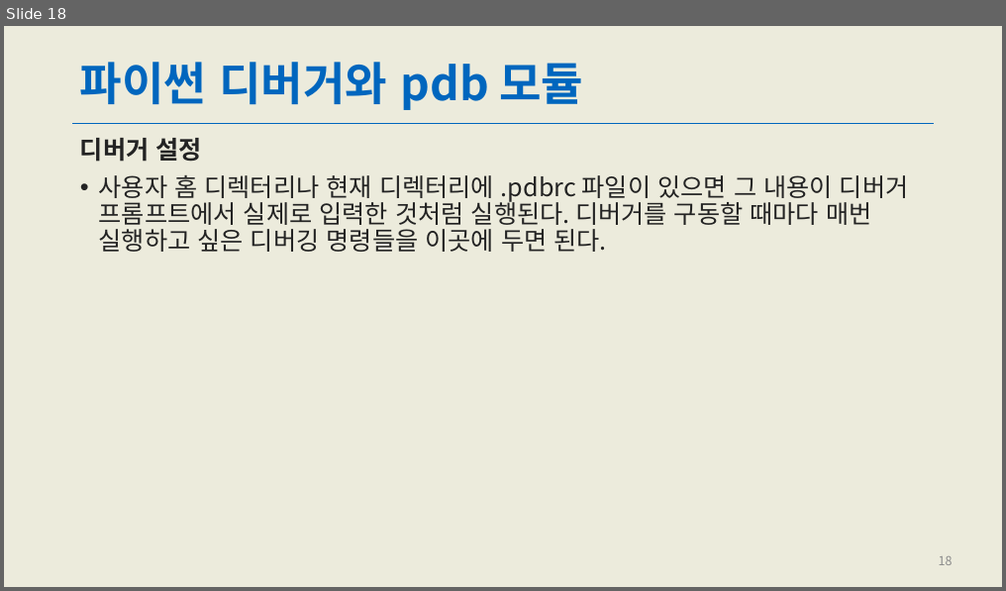
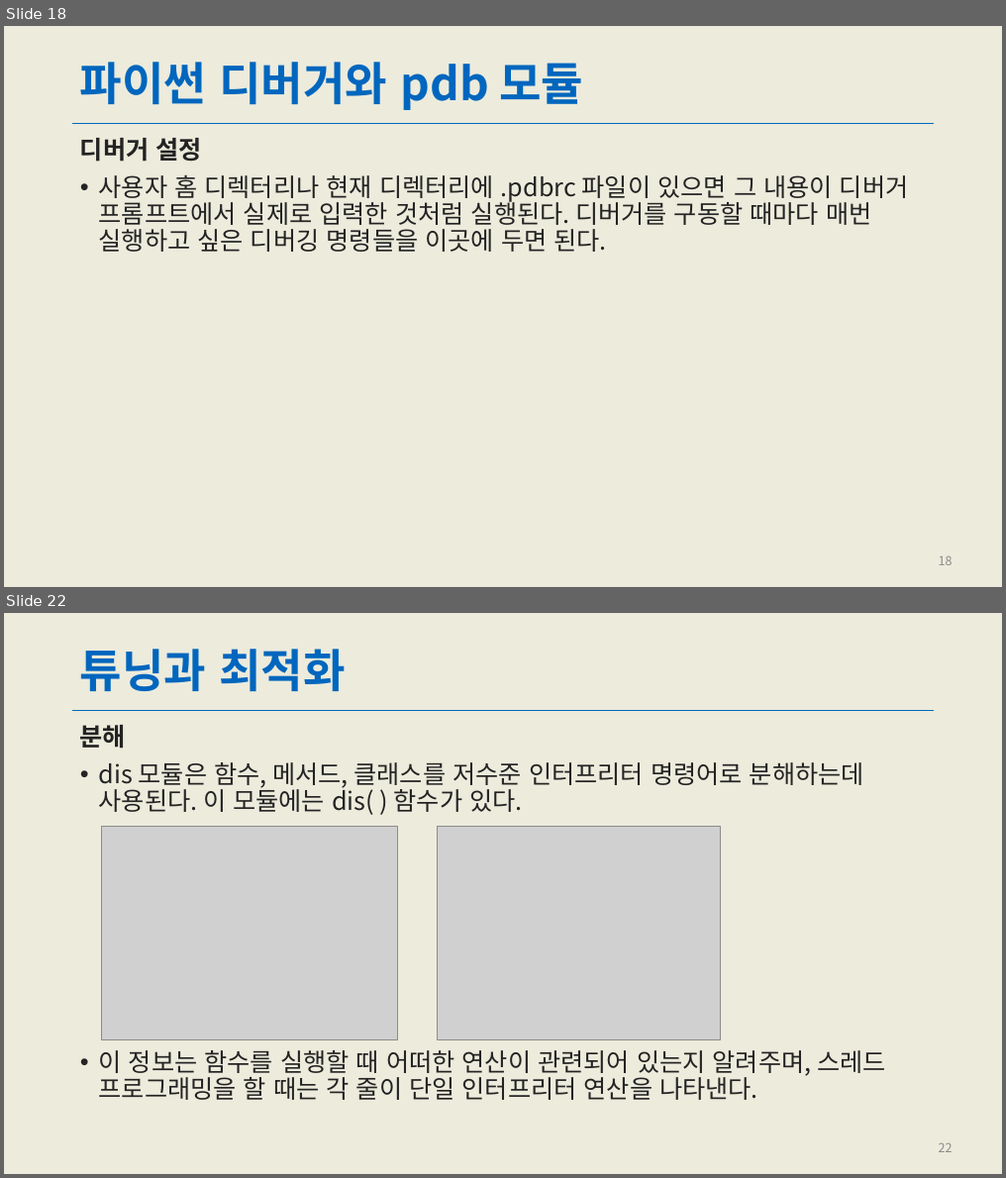
Before and after one commit to kai1945/PythonBasicStudy, a slide deck: PPT/Ch11_테스트,디버깅,프로파일링과 튜닝.pptx. Shown one above the other, each under a label of ours: slide 18 before the commit, slides 18 and 22 after it; the slides between them are not shown. The pictures are 1006x591 and 1006x1178 pixels, drawn with LibreOffice and Linux fonts; fonts in the diff are those of the drawing; grey boxes stand for pictures. Boxes give left, top, right and bottom in pixels: in the first picture for what was removed or moved away, otherwise in the second. Text is boxed around its words. In the diff, an @@ line names an element or a change of style, - is before the commit and + after.

```diff
--- a/PPT/Ch11_테스트,디버깅,프로파일링과 튜닝.pptx
+++ b/PPT/Ch11_테스트,디버깅,프로파일링과 튜닝.pptx
@@ slide 22 added at [4, 613, 1002, 1174], background #ECEBDC; not listed: 1 template element that a slide beside it also shows @@
@@ title added at [80, 649, 345, 691], 44 pt, text #0066BE, bold @@
+튜닝과 최적화
@@ text added at [80, 725, 886, 1100], 24 pt, text #232323 @@
+분해
+• dis 모듈은 함수, 메서드, 클래스를 저수준 인터프리터 명령어로 분해하는데 사용된다. 이 모듈에는 dis( ) 함수가 있다.
+• 이 정보는 함수를 실행할 때 어떠한 연산이 관련되어 있는지 알려주며, 스레드 프로그래밍을 할 때는 각 줄이 단일 인터프리터 연산을 나타낸다.
@@ picture added at [102, 827, 398, 1040] @@
@@ picture added at [438, 827, 721, 1041] @@
@@ page number added at [939, 1144, 952, 1153], 12 pt, text #8C8C8C @@
+22
```
Also in this commit, not shown: 2 slides changed, 5 other slides added, 2 slides removed.
